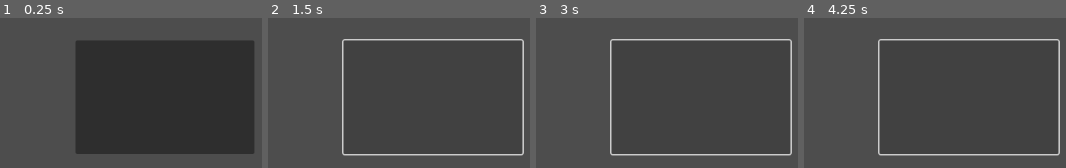
Above: before the commit, frames 1-4 (left to right).
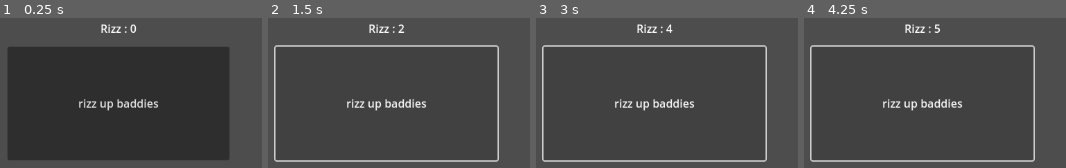
Above: after the commit, the same moments.

Repository: BlueDinoKing/sigmaclicker
Game: Godot game, scene res://scenes/clicker.tscn
Two runs of this game, one before a commit and one after it. Both use one fixed random seed, a clock stepped at 60 frames per second and the inputs below. Before the commit the project has no main scene; this scene is started directly in both runs.
Inputs (mouse positions are in pixels of both pictures, inside the frame that each line leads up to; where the layout moved, square brackets give the same spot in the first picture):
- Up to frame 1 (0.25 s): no input
- Up to frame 2 (1.5 s): click (385, 103) [433, 97] at 0.5 s; click (385, 103) [433, 97] at 1.25 s
- Up to frame 3 (3 s): click (653, 103) [701, 97] at 2 s; tap Enter at 2.75 s
- Up to frame 4 (4.25 s): tap Space at 3.5 s

The runs differ from the first frame. In frame 1, 32% of the frame differs, in the area x 3-97%, y 4-95%; in frame 2, 7.8%; in frame 3, 7.8%; in frame 4, 7.8%.

Commit message:
successfully rizzed up baddies

Diff:
--- a/project.godot
+++ b/project.godot
@@ -11,7 +11,7 @@
 [application]
 
 config/name="sigmaclicker"
-run/main_scene="res://node_2d.tscn"
+run/main_scene="res://scenes/clicker.tscn"
 config/features=PackedStringArray("4.2", "GL Compatibility")
 config/icon="res://icon.svg"
 
--- a/scenes/clicker.gd
+++ b/scenes/clicker.gd
@@ -1,4 +1,11 @@
+class_name clicker
 extends Control
+
+## exports label so you can use it for stuff
+@export var label : Label
+
+var rizz : int = 0
+
 
 
 # Called when the node enters the scene tree for the first time.
@@ -9,3 +16,17 @@
 # Called every frame. 'delta' is the elapsed time since the previous frame.
 func _process(delta):
 	pass
+
+## when rizz up baddies is pressed  rizz up baddies
+func _on_button_pressed() -> void:
+	rizzupbaddies()
+
+## rizz up bro
+func rizzupbaddies() -> void:
+	var addedRizz = 1
+	rizz += addedRizz
+	update_rizz()
+
+## updates the rizz label
+func update_rizz() -> void:
+	label.text = "Rizz : %s" %rizz
--- a/scenes/clicker.tscn
+++ b/scenes/clicker.tscn
@@ -1,16 +1,48 @@
-[gd_scene format=3 uid="uid://0ugh23teop1k"]
+[gd_scene load_steps=2 format=3 uid="uid://0ugh23teop1k"]
 
-[node name="clicker" type="Control"]
+[ext_resource type="Script" path="res://scenes/clicker.gd" id="1_gdsq0"]
+
+[node name="clicker" type="Control" node_paths=PackedStringArray("label")]
 layout_mode = 3
 anchors_preset = 15
 anchor_right = 1.0
 anchor_bottom = 1.0
 grow_horizontal = 2
 grow_vertical = 2
+script = ExtResource("1_gdsq0")
+label = NodePath("Label")
 
 [node name="Button" type="Button" parent="."]
-layout_mode = 0
-offset_left = 514.0
-offset_top = 233.0
-offset_right = 772.0
-offset_bottom = 397.0
+custom_minimum_size = Vector2(320, 80)
+layout_mode = 1
+anchors_preset = 8
+anchor_left = 0.5
+anchor_top = 0.5
+anchor_right = 0.5
+anchor_bottom = 0.5
+offset_left = -129.0
+offset_top = -82.0
+offset_right = 129.0
+offset_bottom = 82.0
+grow_horizontal = 2
+grow_vertical = 2
+text = "rizz up baddies"
+
+[node name="Label" type="Label" parent="."]
+layout_mode = 1
+anchors_preset = 8
+anchor_left = 0.5
+anchor_top = 0.5
+anchor_right = 0.5
+anchor_bottom = 0.5
+offset_left = -37.0
+offset_top = -124.0
+offset_right = 38.0
+offset_bottom = -92.0
+grow_horizontal = 2
+grow_vertical = 2
+text = "Rizz : 0"
+horizontal_alignment = 1
+vertical_alignment = 1
+
+[connection signal="pressed" from="Button" to="." method="_on_button_pressed"]
